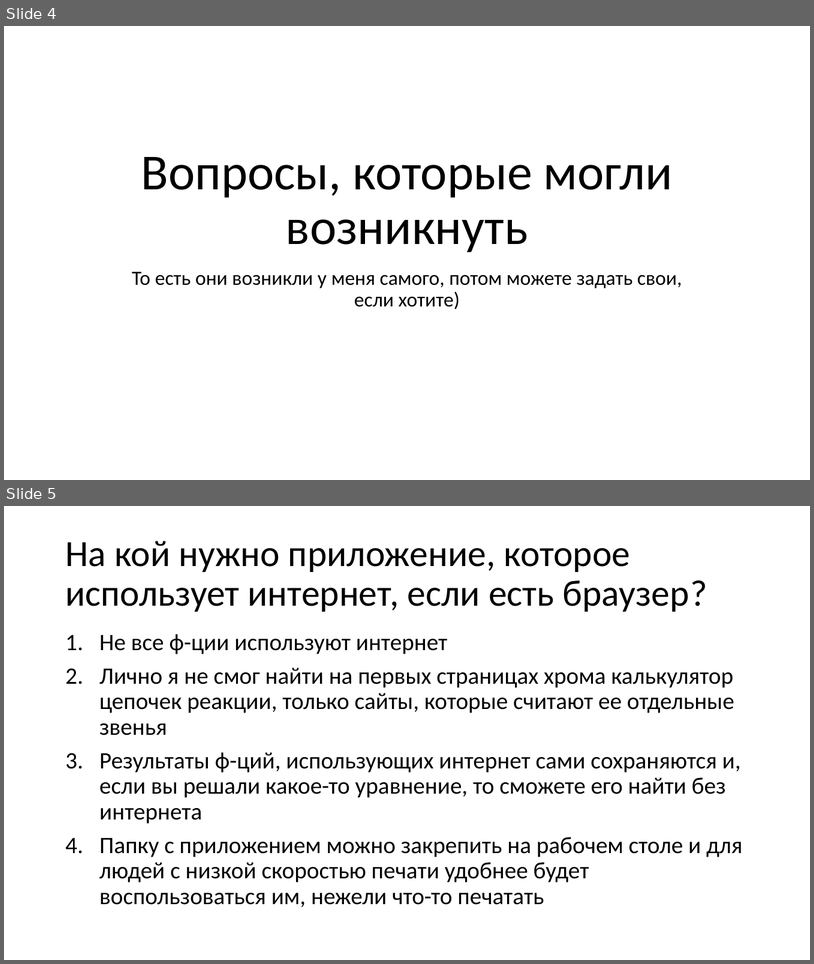
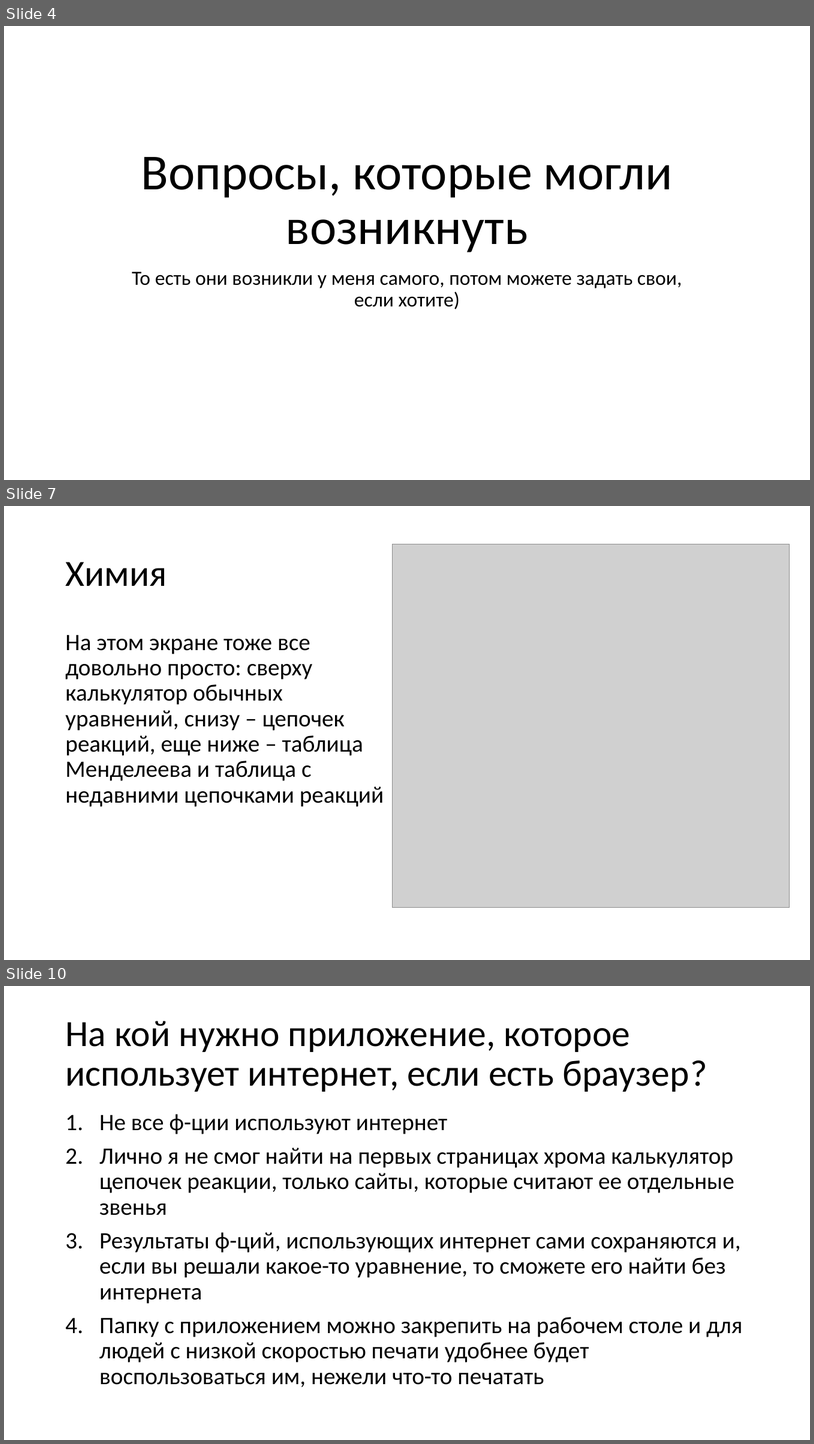
Before and after one commit to aNOOBisTheGod/yandex-lyceum-qt, a slide deck: presentation.pptx. Shown one above the other, each under a label of ours: slides 4 and 5 before the commit, slides 4, 7 and 10 after it; the slides between them are not shown. The pictures are 814x964 and 814x1444 pixels, drawn with LibreOffice and Linux fonts; fonts in the diff are those of the drawing; grey boxes stand for pictures. Boxes give left, top, right and bottom in pixels: in the first picture for what was removed or moved away, otherwise in the second. Text is boxed around its words. In the diff, an @@ line names an element or a change of style, - is before the commit and + after.

```diff
--- a/presentation.pptx
+++ b/presentation.pptx
@@ slide 7 added at box(4, 506, 810, 960), background #FFFFFF @@
@@ picture added at box(392, 544, 791, 907) @@
@@ title added at box(65, 562, 167, 586), 44 pt, text #000000 @@
+Химия
@@ text added at box(65, 635, 384, 807), 28 pt, text #000000 @@
+На этом экране тоже все довольно просто: сверху калькулятор обычных уравнений, снизу – цепочек реакций, еще ниже – таблица Менделеева и таблица с недавними цепочками реакций
@@ what was slide 5 is now slide 10 @@
```
Also in this commit, not shown: 3 slides changed, 4 other slides added, 16 other files.
